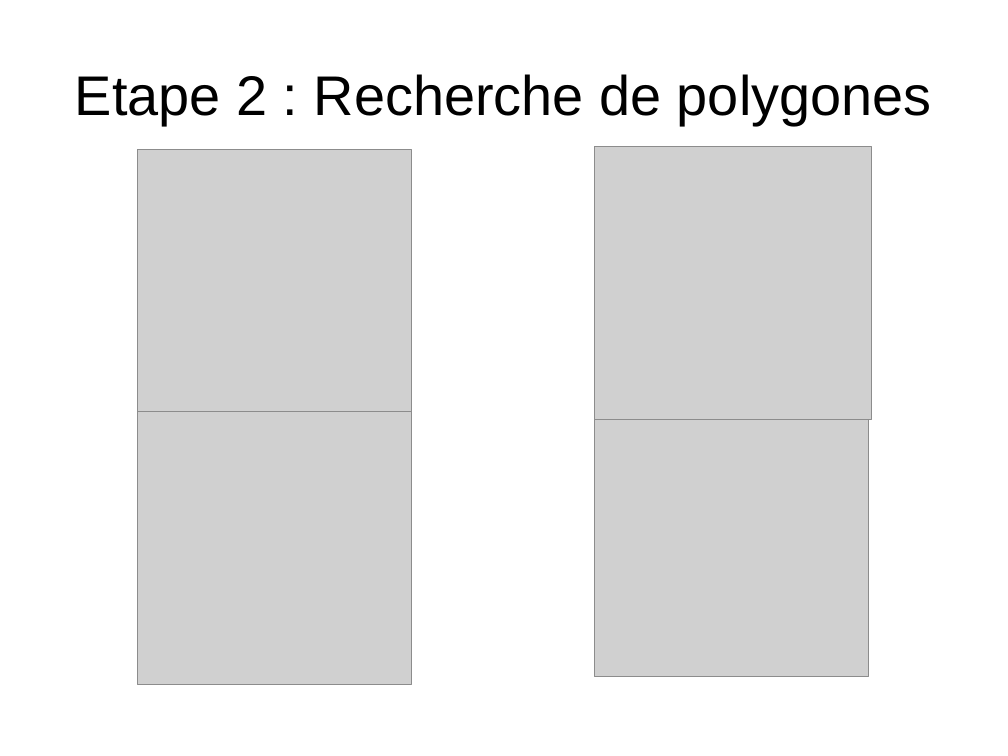
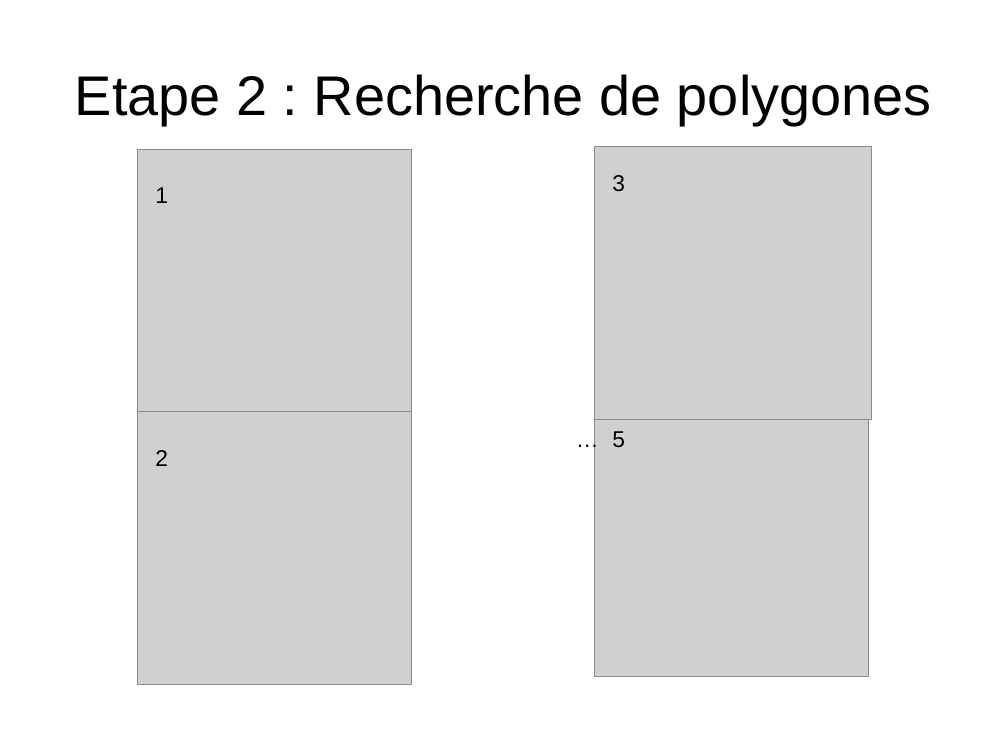
Before and after one commit to wagnerf42/Jimn, a slide deck: slide 11 of soutenance/soutenance.odp. Drawn at 1008x756 pixels with LibreOffice and Linux fonts; fonts in the diff are those of the drawing; grey boxes stand for pictures. Boxes give left, top, right and bottom in pixels: in the first picture for what was removed or moved away, otherwise in the second. Text is boxed around its words. In the diff, an @@ line names an element or a change of style, - is before the commit and + after.

```diff
--- a/soutenance/soutenance.odp
+++ b/soutenance/soutenance.odp
@@ text added at (612, 175, 625, 192), 18 pt, text #000000 @@
+3
@@ text added at (155, 187, 168, 203), 18 pt, text #000000 @@
+1
@@ text added at (567, 421, 613, 456), 18 pt, text #000000 @@
+…
@@ text added at (612, 431, 625, 448), 18 pt, text #000000 @@
+5
@@ text added at (155, 450, 168, 466), 18 pt, text #000000 @@
+2
```
Also in this commit, not shown: 4 other slides changed, 1 slide added, 1 slide removed.
